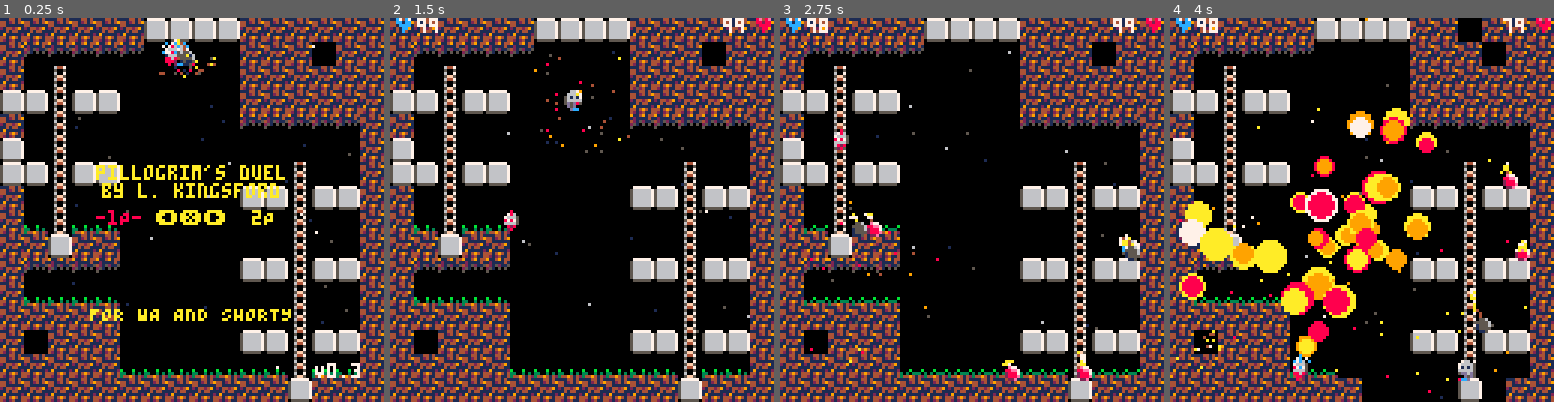
Above: before the commit, frames 1-4 (left to right).
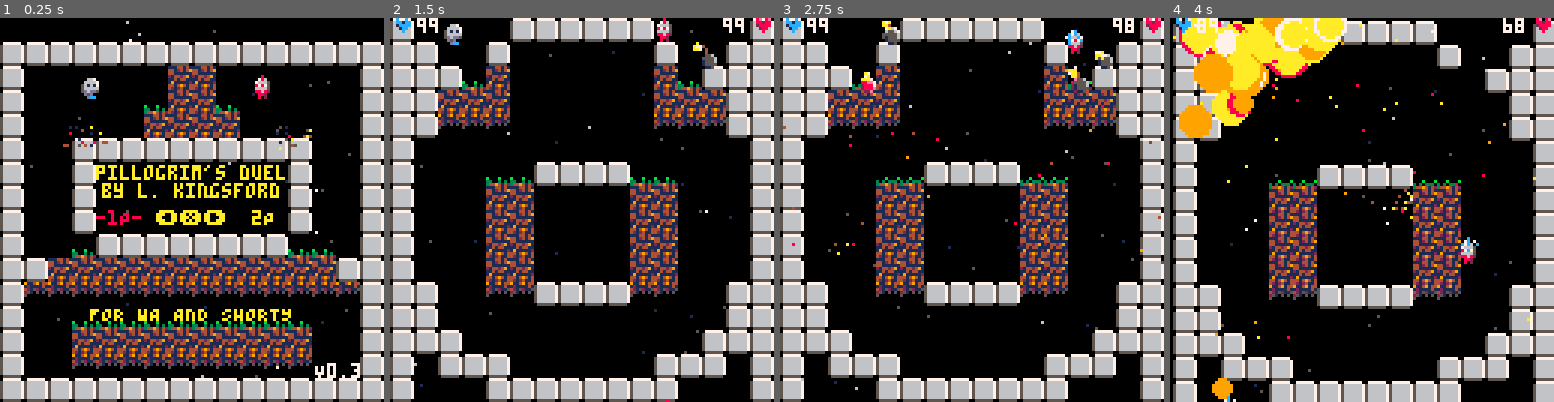
Above: after the commit, the same moments.

Repository: lkingsford/pico8-projects
Game: PICO-8 cartridge plat1.p8
The game is run twice, just before and just after one commit, with the same random seed, the same clock (stepped at 60 frames per second) and the same inputs.
Inputs:
- Up to frame 1 (0.25 s): no input
- Up to frame 2 (1.5 s): tap X (X key) at 0.33, 1.07 s; tap O (Z key) at 0.7 s
- Up to frame 3 (2.75 s): hold Right 1.6-2.1 s; tap O (Z key) at 1.7, 2.1, 2.5 s; tap X (X key) at 1.85 s; hold Up 2.15-2.42 s; hold Right from 2.47 s (still down)
- Up to frame 4 (4 s): tap O (Z key) at 2.9, 3.3, 3.7 s; tap X (X key) at 2.97 s; release Right at 3.03 s; hold Left 3.08-3.58 s; hold Down 3.63-3.97 s

The runs differ from the first frame. In frame 1, 67% of the frame differs, in the area x 0-100%, y 0-100%; in frame 2, 54%; in frame 3, 55%; in frame 4, 65%.

Commit message:
Fix to rocket hitting shooter while moving

Diff:
--- a/plat1.p8
+++ b/plat1.p8
@@ -837,8 +837,7 @@
 	anim_f = 0
 	init_back()
 	-- Update rnd for new map
-	--load_map(map or flr(rnd(MAP_COUNT)))
-	load_map(6)
+	load_map(map or flr(rnd(MAP_COUNT)))
 	fore_parts = {}
 	shakes = {}
 
@@ -1545,7 +1544,7 @@
 	p.y = y or b.y + rnd(b.r * 2) - b.r
 	p.x2 = rnd(1) - .5
 	p.y2 = rnd(1) - .5
-	p.r = rnd(b.r) + 3
+	p.r = rnd(b.r*2) + 3
 	p.c = rnd(FIREY_PART_COLORS)
 	p.c2 = rnd(FIREY_PART_COLORS)
 	theta = atan2(b.x-p.x, b.y-p.y)
@@ -1711,7 +1710,7 @@
 	i.direction = sgn(b.held_by.dx)
 	i.flip = i.direction < 0
 	i.dx = sgn(b.held_by.dx)
-	i.x = b.x + i.dx * 8
+	i.x = b.x + i.dx * 16
 	i.y = b.y + 1
 	i.r = 2.5
 	i.logic = missile_update
@@ -1719,6 +1718,7 @@
 	i.collide = explode
 	i.explosion_damage = 10
 	b.last_action = 0
+	add_no_hit(i, b.held_by)
 	add(actors, i)
 end
 
